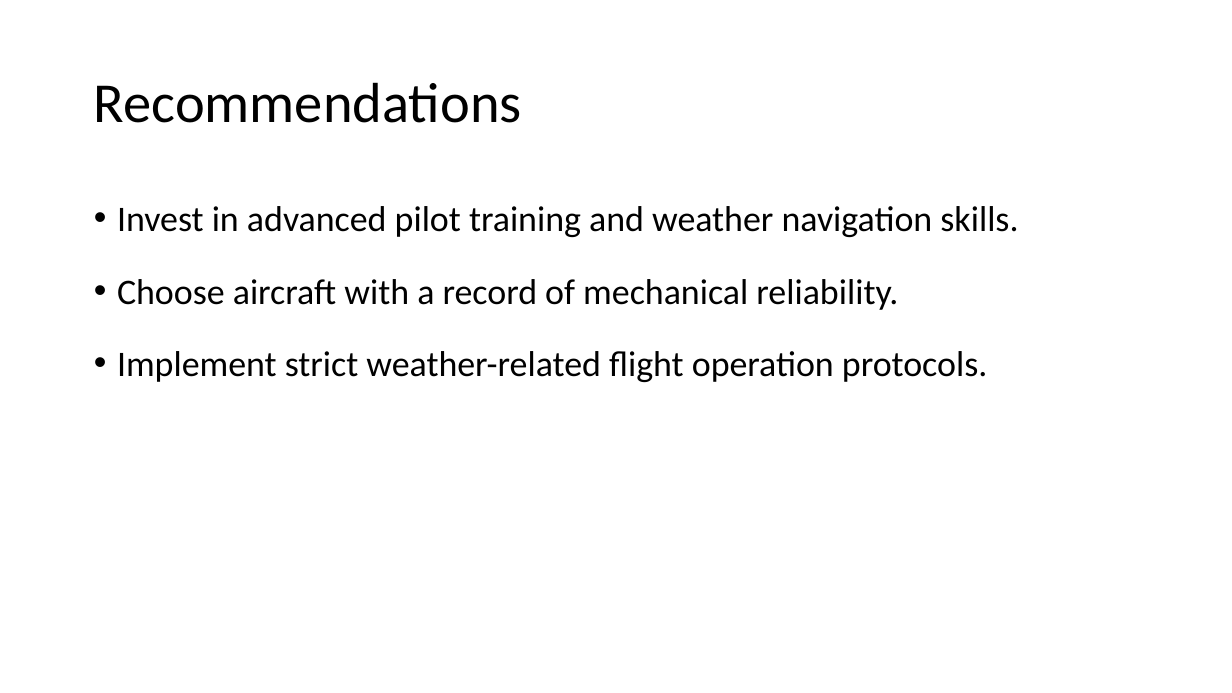
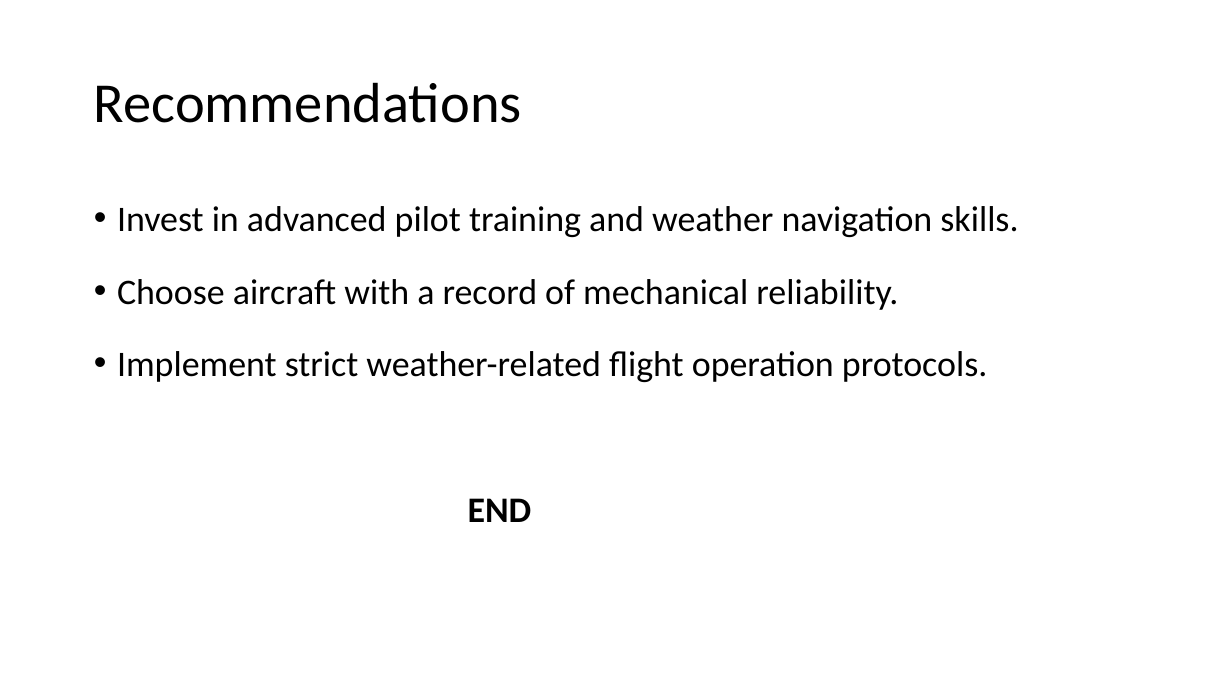
Before and after one commit to KabiraKabira7/aviation-risk-analysis, a slide deck: slide 12 of presentation.pdf.pptx. Drawn at 1232x693 pixels with LibreOffice and Linux fonts; fonts in the diff are those of the drawing. Boxes give left, top, right and bottom in pixels: in the first picture for what was removed or moved away, otherwise in the second. Text is boxed around its words. In the diff, an @@ line names an element or a change of style, - is before the commit and + after.

Commit message:
edited presentation.pdf

```diff
--- a/presentation.pdf.pptx
+++ b/presentation.pdf.pptx
@@ text at <box>468,498,532,522</box>: paragraph added @@
+END
```
